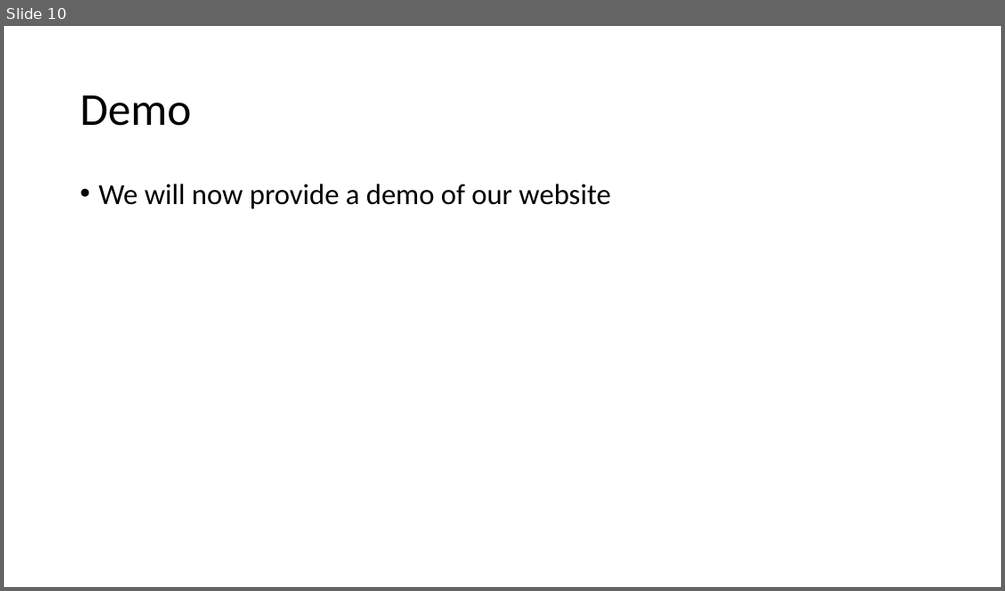
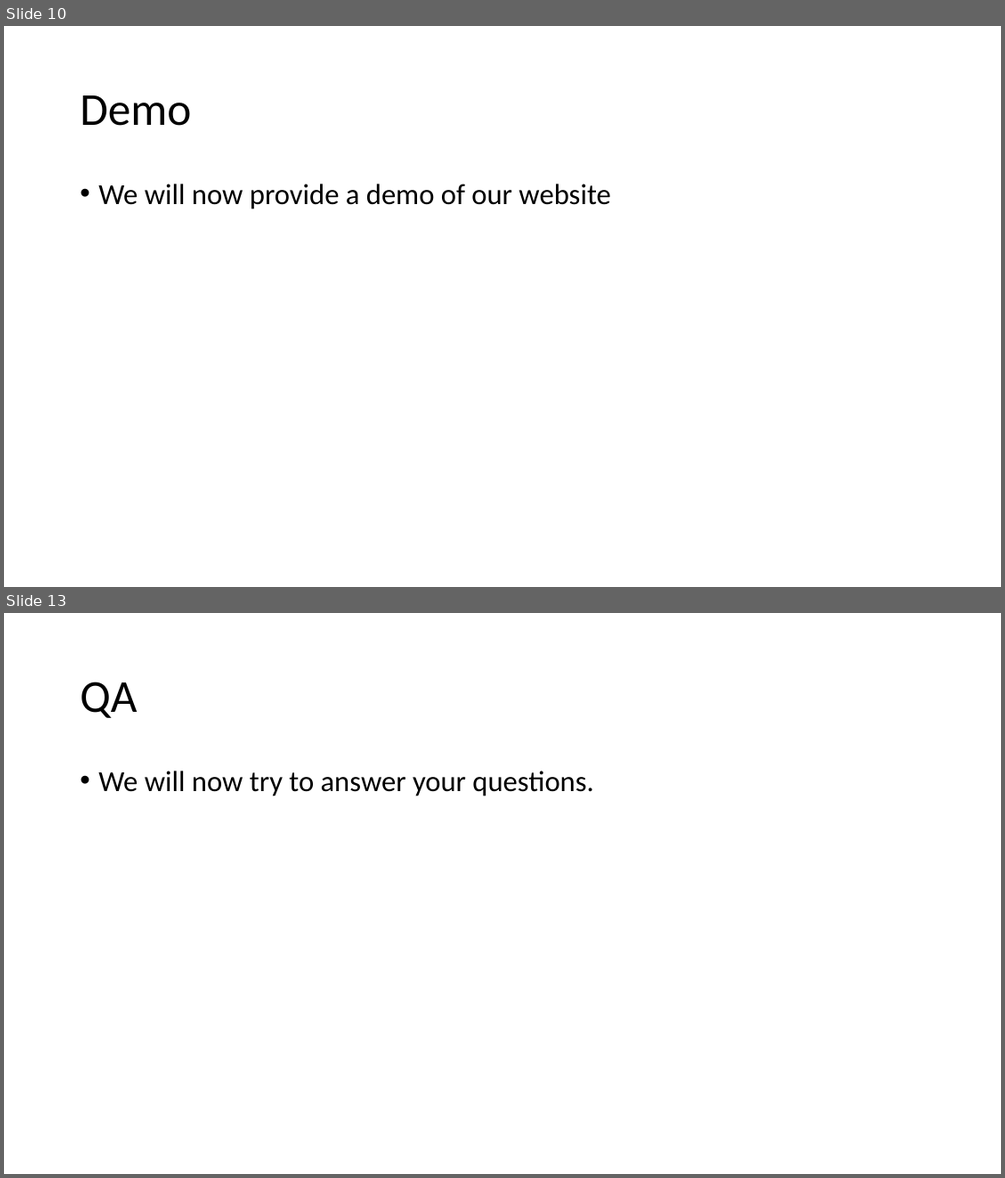
Before and after one commit to HamzaB93/UWL_Level5_Team_Project, a slide deck: Group_Docs/Team_Presentation_Group2.pptx. Shown one above the other, each under a label of ours: slide 10 before the commit, slides 10 and 13 after it; the slides between them are not shown. The pictures are 1005x591 and 1005x1178 pixels, drawn with LibreOffice and Linux fonts; fonts in the diff are those of the drawing. Boxes give left, top, right and bottom in pixels: in the first picture for what was removed or moved away, otherwise in the second. Text is boxed around its words. In the diff, an @@ line names an element or a change of style, - is before the commit and + after.

```diff
--- a/Group_Docs/Team_Presentation_Group2.pptx
+++ b/Group_Docs/Team_Presentation_Group2.pptx
@@ slide 13 added at (4,613,1001,1174), background #FFFFFF @@
@@ title added at (80,682,137,718), 44 pt, text #000000 @@
+QA
@@ text added at (98,771,593,796), 28 pt, text #000000 @@
+• We will now try to answer your questions.
```
Also in this commit, not shown: 1 slide changed, 2 other slides added, 1 other file.
